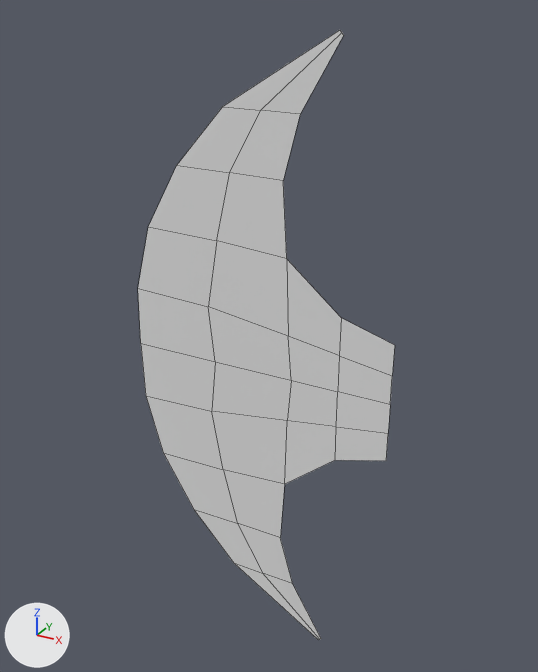
The Blender file Blender/Axe/Axe.blend as it was, and as the next commit left it.
Camera for both pictures: a 50 mm camera at (1.434, -1.791, 1.026) aimed at (0.416, 0.06, 0.101). Arrows for +X, +Y and +Z are at lower left; the lights stay in place. The older version comes first. Mesh edges are drawn as thin lines.
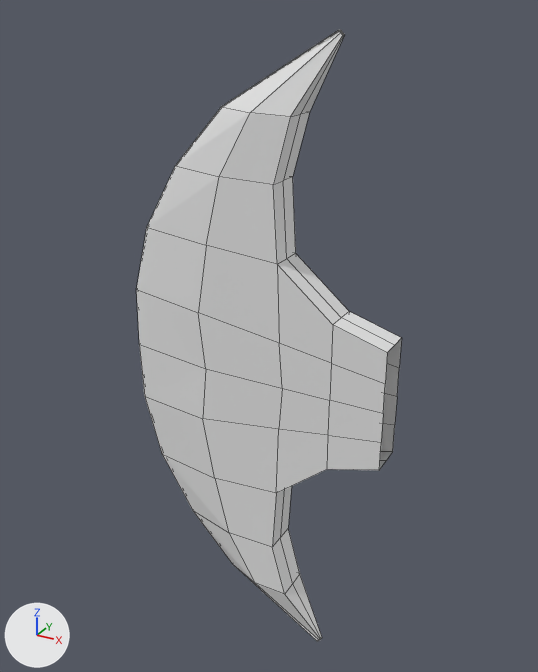
Where the change shows, as pixel boxes [x1, y1, x2, y2] in the pictures (538 x 672 px):
'Plane', reshaped, modifiers changed
    before: [138, 30, 395, 640]
    after: [136, 30, 402, 641]
part 1 of me_plane, built on
    before: [138, 30, 392, 640]
    after: [136, 30, 402, 641]

What the commit changed:
me_plane is used by ob_plane; location (0.0, 0.0, 0.0).
me_plane had 24 vertices, 14 faces and spanned x -0.041..0.84, y 0.0, z 0.0..0.979.
me_plane now has 37 vertices, 26 faces and spans x -0.041..0.84, y -0.056..0.0, z 0.0..0.979.
Part 1, on me_plane:
9 vertices are removed from x 0.235..0.84, y 0.0, z 0.0..0.779.
13 faces are deleted.
2 vertices move from x 0.678..0.84, y 0.0, z 0.093..0.117 to x 0.679..0.84, y -0.056, z 0.186..0.234.
16 vertices are added at x 0.235..0.84, y -0.056..-0.006, z 0.0..0.973.
6 new vertices lie (0.0, -0.007, 0.0) away from vertices in x -0.041..0.644, y 0.0, z 0.0..0.979.
25 new faces join them.
Object 'Plane' (ob_plane) has a MIRROR modifier named 'Mirror'.
On modifier 'Mirror' of object 'Plane' (ob_plane), use_axis goes from (False, False, True) to (False, True, True).
